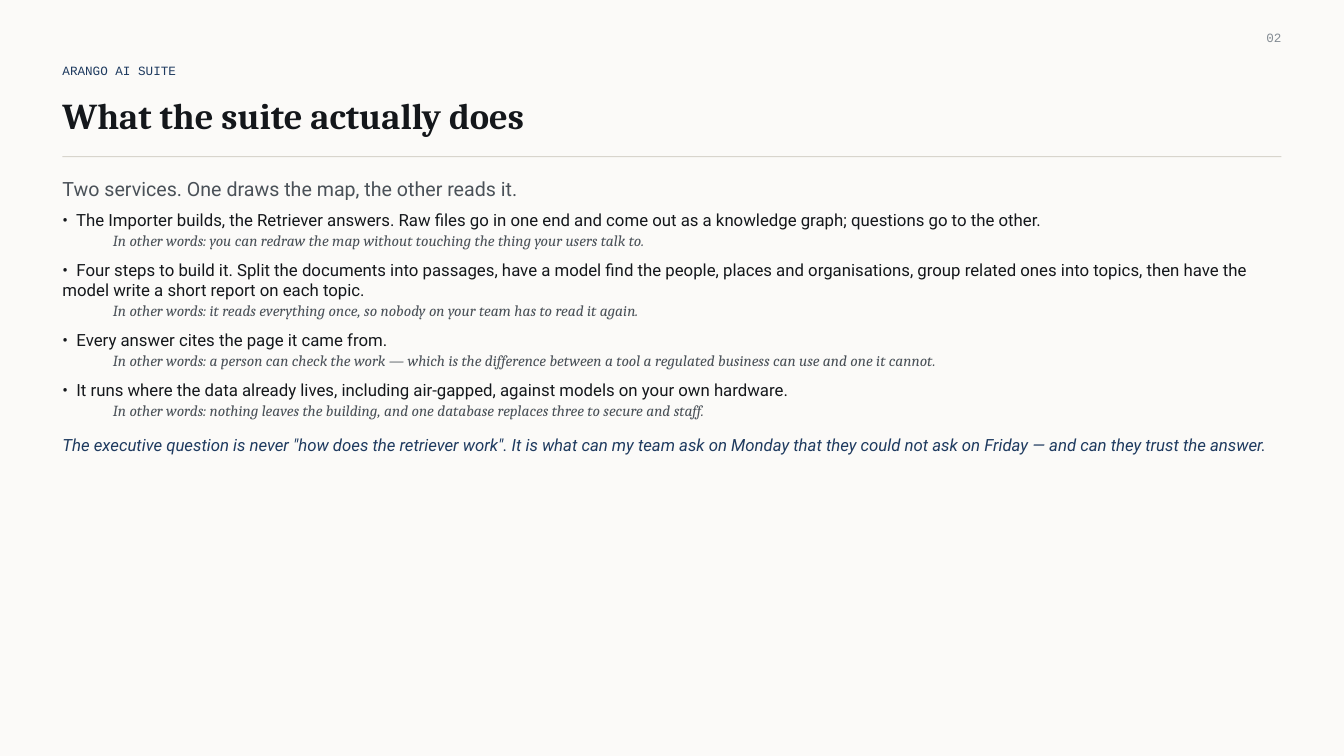
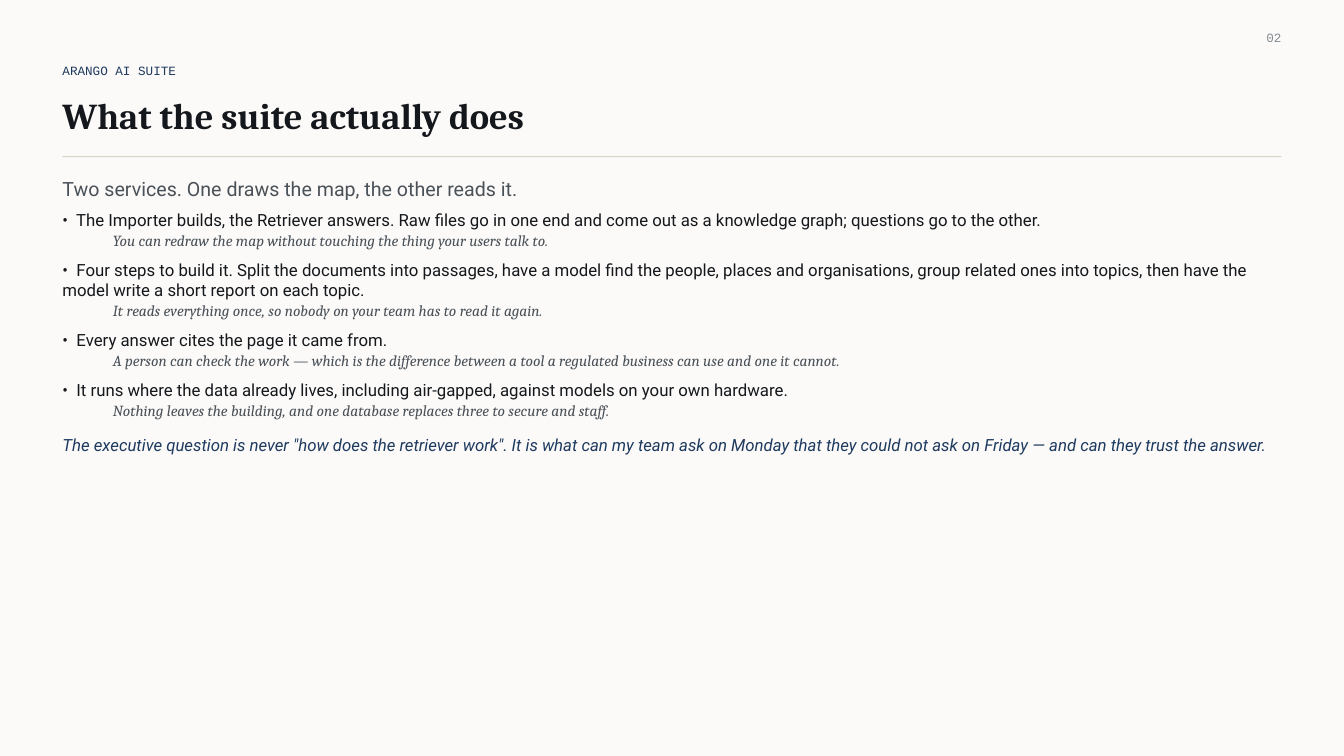
Before and after one commit to extempore66/graph-rag-llm-legal-docs, a slide deck: slide 3 of presos/Graph_RAG_Interview_Deck.pptx. Drawn at 1344x756 pixels with LibreOffice and Linux fonts; fonts in the diff are those of the drawing. Boxes give left, top, right and bottom in pixels: in the first picture for what was removed or moved away, otherwise in the second. Text is boxed around its words. In the diff, an @@ line names an element or a change of style, - is before the commit and + after.

```diff
--- a/presos/Graph_RAG_Interview_Deck.pptx
+++ b/presos/Graph_RAG_Interview_Deck.pptx
@@ text at (113, 235, 548, 250): text changed @@
-  In other words: you can redraw the map without touching the thing your users talk to.
+  You can redraw the map without touching the thing your users talk to.
@@ text at (113, 305, 542, 320): text changed @@
-  In other words: it reads everything once, so nobody on your team has to read it again.
+  It reads everything once, so nobody on your team has to read it again.
@@ text at (113, 355, 840, 370): text changed @@
-  In other words: a person can check the work — which is the difference between a tool a regulated business can use and one it cannot.
+  A person can check the work — which is the difference between a tool a regulated business can use and one it cannot.
@@ text at (113, 405, 609, 420): text changed @@
-  In other words: nothing leaves the building, and one database replaces three to secure and staff.
+  Nothing leaves the building, and one database replaces three to secure and staff.
```
Also in this commit, not shown: 3 other slides changed, 2 other files.
